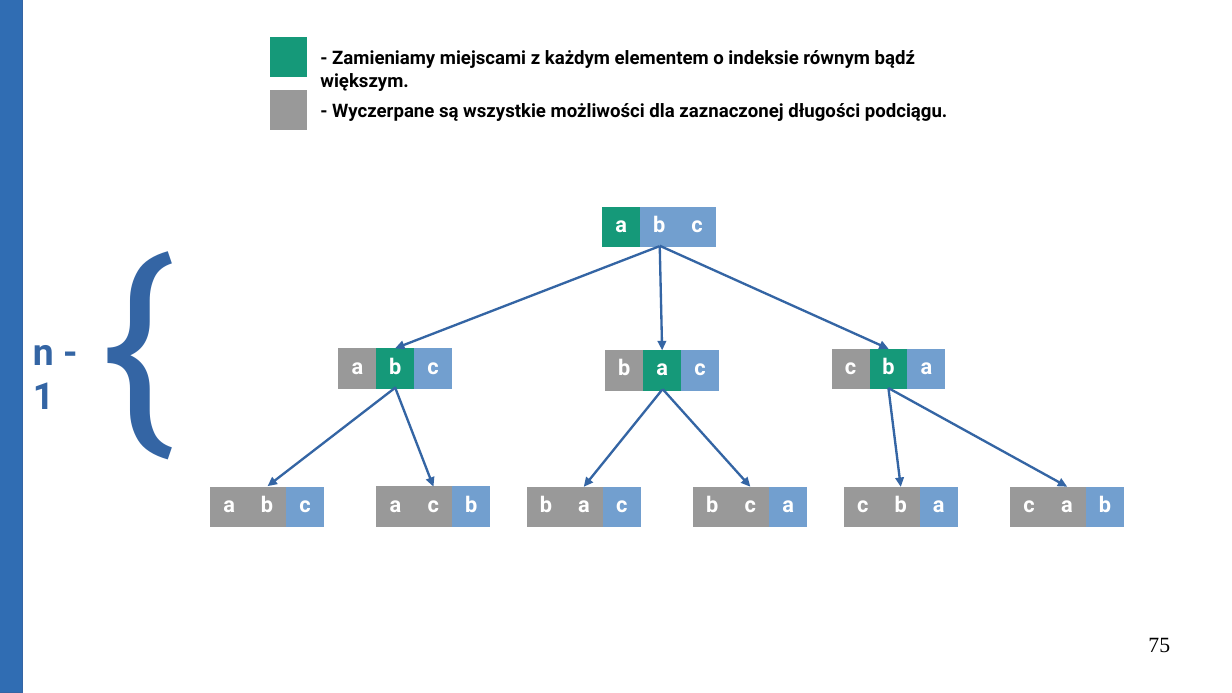
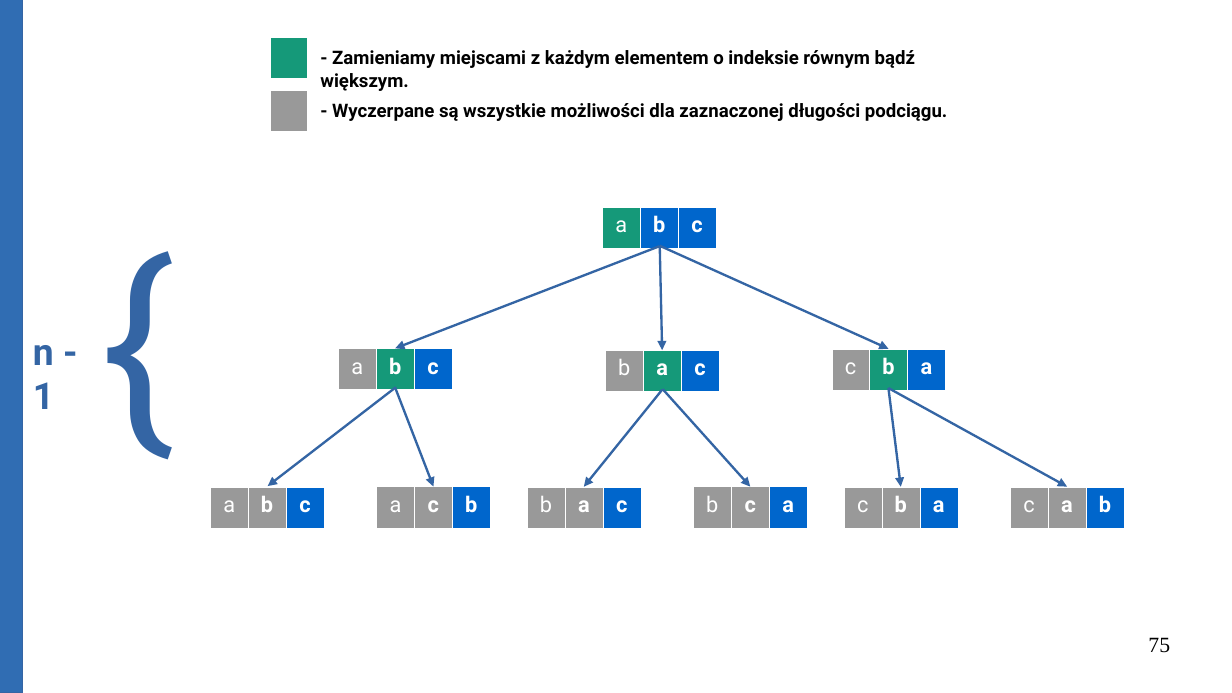
Before and after one commit to Michael-Wisniewski/algorithmic-workshop, a slide deck: slide 75 of Big_O.odp. Drawn at 1232x693 pixels with LibreOffice and Linux fonts; fonts in the diff are those of the drawing. Boxes give left, top, right and bottom in pixels: in the first picture for what was removed or moved away, otherwise in the second. Text is boxed around its words. In the diff, an @@ line names an element or a change of style, - is before the commit and + after.

```diff
--- a/Big_O.odp
+++ b/Big_O.odp
@@ table at (603,207,717,246) @@
@@ fill #729FCF to #0066CC in 2 cells @@
@@ bold off in "a" @@
@@ borders changed @@
@@ table at (339,349,453,388) @@
@@ fill #729FCF to #0066CC in row 1, column 3 @@
@@ bold off in "a" @@
@@ borders changed @@
@@ table at (606,350,720,390) @@
@@ fill #729FCF to #0066CC in row 1, column 3 @@
@@ bold off in "b" @@
@@ borders changed @@
@@ table at (832,349,946,388) @@
@@ fill #729FCF to #0066CC in row 1, column 3 @@
@@ bold off in "c" @@
@@ borders changed @@
@@ table at (210,486,324,525) @@
@@ fill #729FCF to #0066CC in row 1, column 3 @@
@@ bold off in "a" @@
@@ borders changed @@
@@ table at (377,486,491,527) @@
@@ fill #729FCF to #0066CC in row 1, column 3 @@
@@ bold off in "a" @@
@@ borders changed @@
@@ table at (528,486,642,525) @@
@@ fill #729FCF to #0066CC in row 1, column 3 @@
@@ bold off in "b" @@
@@ borders changed @@
@@ table at (693,486,807,527) @@
@@ fill #729FCF to #0066CC in row 1, column 3 @@
@@ bold off in "b" @@
@@ borders changed @@
@@ table at (844,487,958,527) @@
@@ fill #729FCF to #0066CC in row 1, column 3 @@
@@ bold off in "c" @@
@@ borders changed @@
@@ table at (1011,486,1125,527) @@
@@ fill #729FCF to #0066CC in row 1, column 3 @@
@@ bold off in "c" @@
@@ borders changed @@
```
Also in this commit, not shown: 23 other slides changed, 3 other files.
